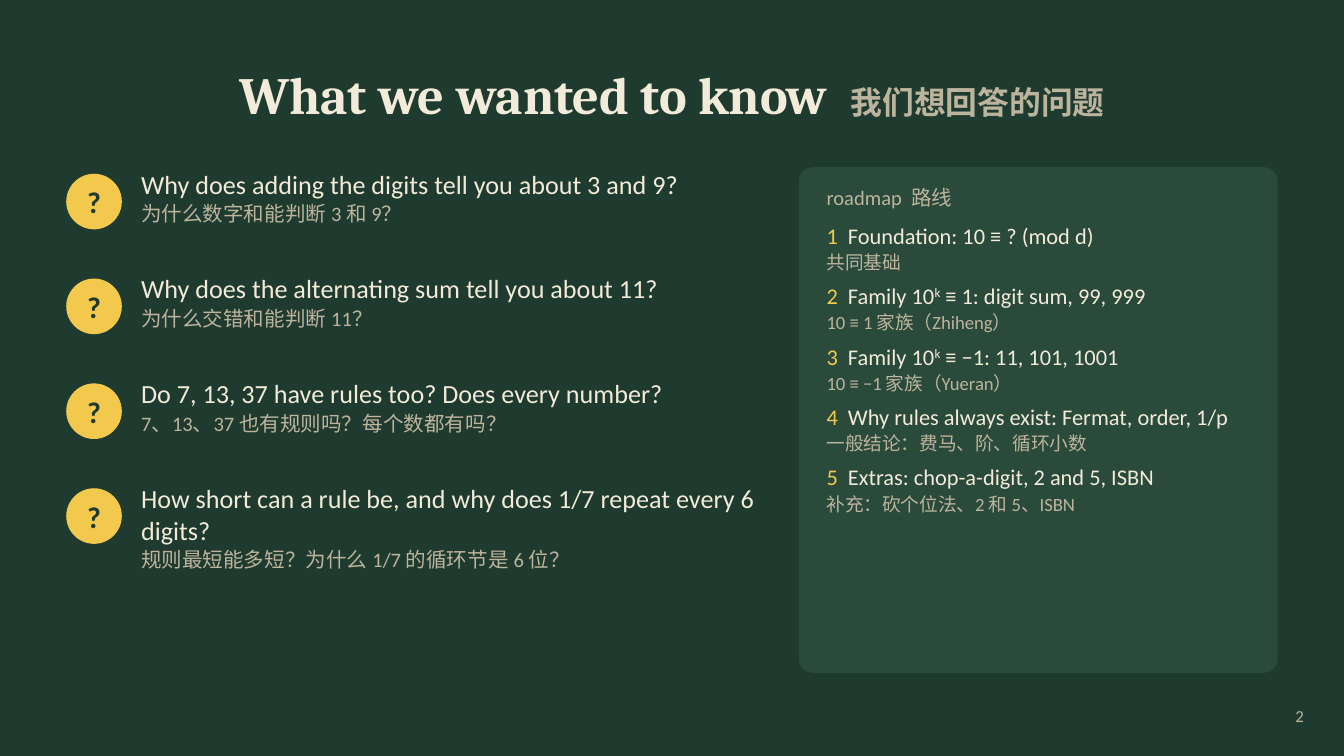
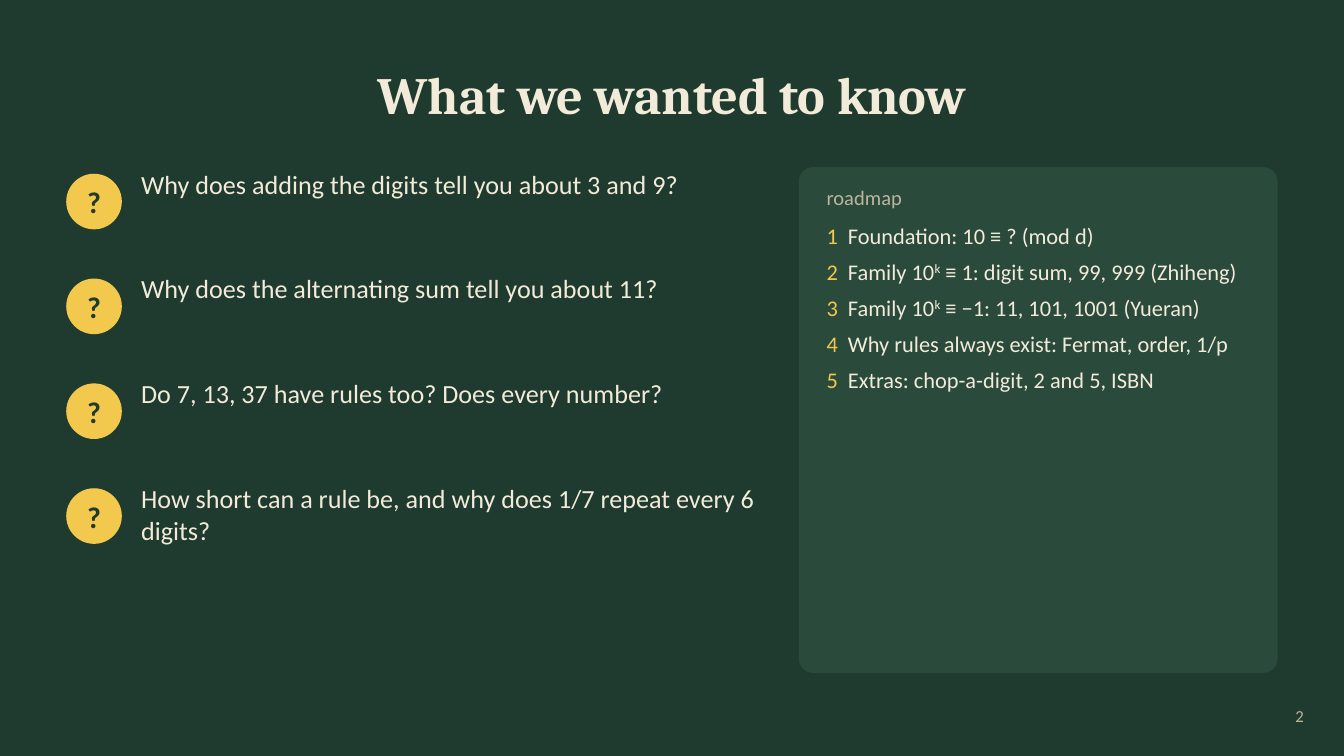
Before and after one commit to ZhihengLi0/math5248, a slide deck: slide 2 of slides/full.pptx. Drawn at 1344x756 pixels with LibreOffice and Linux fonts; fonts in the diff are those of the drawing. Boxes give left, top, right and bottom in pixels: in the first picture for what was removed or moved away, otherwise in the second. Text is boxed around its words. In the diff, an @@ line names an element or a change of style, - is before the commit and + after.

```diff
--- a/slides/full.pptx
+++ b/slides/full.pptx
@@ title at (378,77,966,115): text changed @@
-What we wanted to know 我们想回答的问题
+What we wanted to know
@@ text at (141,204,402,223): paragraph removed @@
-为什么数字和能判断 3 和 9？
@@ text at (827,191,902,209): text changed @@
-roadmap 路线
+roadmap
@@ text at (827,228,1228,392): more space between paragraphs; less space between paragraphs @@
@@ text at (827,264,1236,320): text changed @@
-共同基础
-2 Family 10k ≡ 1: digit sum, 99, 999
-10 ≡ 1 家族（Zhiheng）
-3 Family 10k ≡ −1: 11, 101, 1001
-10 ≡ −1 家族（Yueran）
+2 Family 10k ≡ 1: digit sum, 99, 999 (Zhiheng)
+3 Family 10k ≡ −1: 11, 101, 1001 (Yueran)
@@ text at (141,309,372,328): paragraph removed @@
-为什么交错和能判断 11？
@@ less space between paragraphs in 4 elements at (141,176,677,199), (141,280,658,303), (141,490,754,545), (141,385,662,408) @@
@@ text at (141,414,506,433): paragraph removed @@
-7、13、37 也有规则吗？每个数都有吗？
@@ text at (827,434,1088,452): paragraph removed @@
-一般结论：费马、阶、循环小数
@@ text at (827,495,1075,513): paragraph removed @@
-补充：砍个位法、2 和 5、ISBN
@@ text at (141,550,570,569): paragraph removed @@
-规则最短能多短？为什么 1/7 的循环节是 6 位？
```
Also in this commit, not shown: 21 other slides changed, 5 other files.
